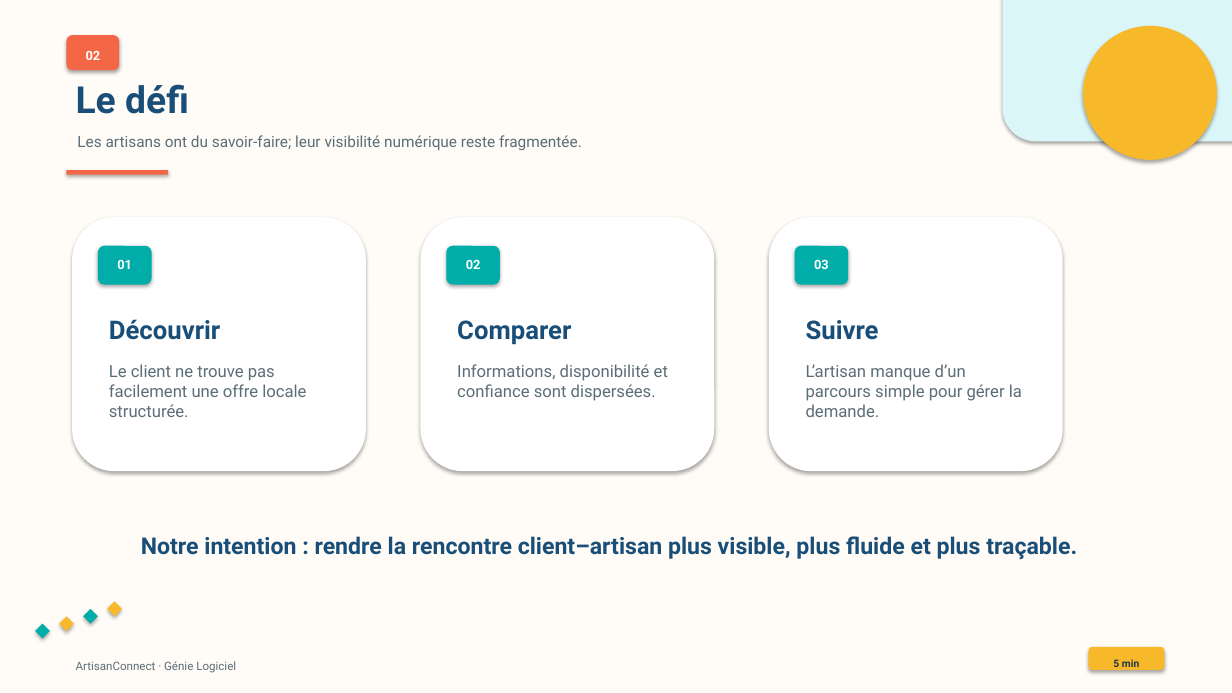
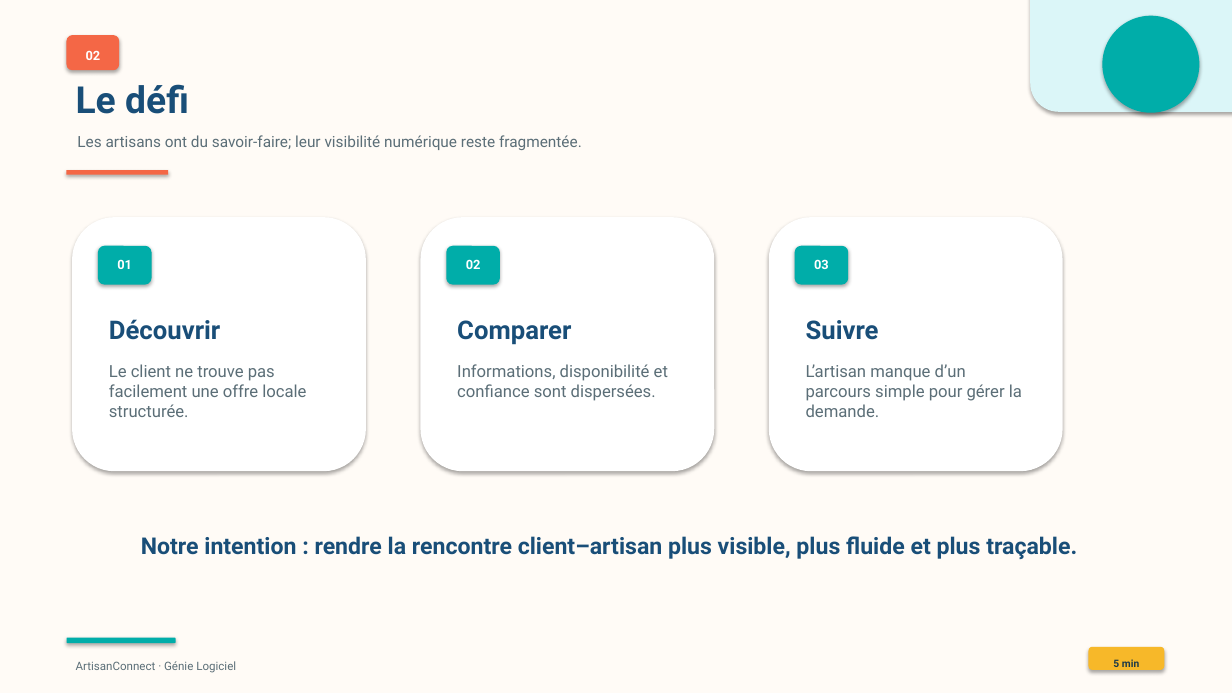
Before and after one commit to Oumaima-El-Badraouy/SELMB, a slide deck: slide 2 of ArtisanConnect_Dossier_Projet/05_Presentation/05_Presentation_ArtisanConnect.pptx. Drawn at 1232x693 pixels with LibreOffice and Linux fonts; fonts in the diff are those of the drawing. Boxes give left, top, right and bottom in pixels: in the first picture for what was removed or moved away, otherwise in the second. Text is boxed around its words. In the diff, an @@ line names an element or a change of style, - is before the commit and + after.

```diff
--- a/ArtisanConnect_Dossier_Projet/05_Presentation/05_Presentation_ArtisanConnect.pptx
+++ b/ArtisanConnect_Dossier_Projet/05_Presentation/05_Presentation_ArtisanConnect.pptx
@@ rounded rectangle: place and size @@
-rounded rectangle at box(1003, 0, 1232, 141)
+rounded rectangle at box(1031, 0, 1232, 112)
@@ ellipse: place and size @@
-ellipse at box(1083, 26, 1217, 160)
+ellipse at box(1103, 16, 1200, 113)
@@ ellipse at box(1103, 16, 1200, 113): fill #F7B829 to #00ADA9 @@
@@ diamond removed at box(35, 624, 50, 639) @@
@@ diamond removed at box(59, 616, 74, 631) @@
@@ diamond removed at box(83, 609, 98, 624) @@
@@ diamond removed at box(107, 602, 122, 616) @@
@@ rounded rectangle added at box(67, 638, 176, 643), fill #00ADA9 @@
```
Also in this commit, not shown: 7 other slides changed, 2 slides added, 2 slides removed, 1 other file.
